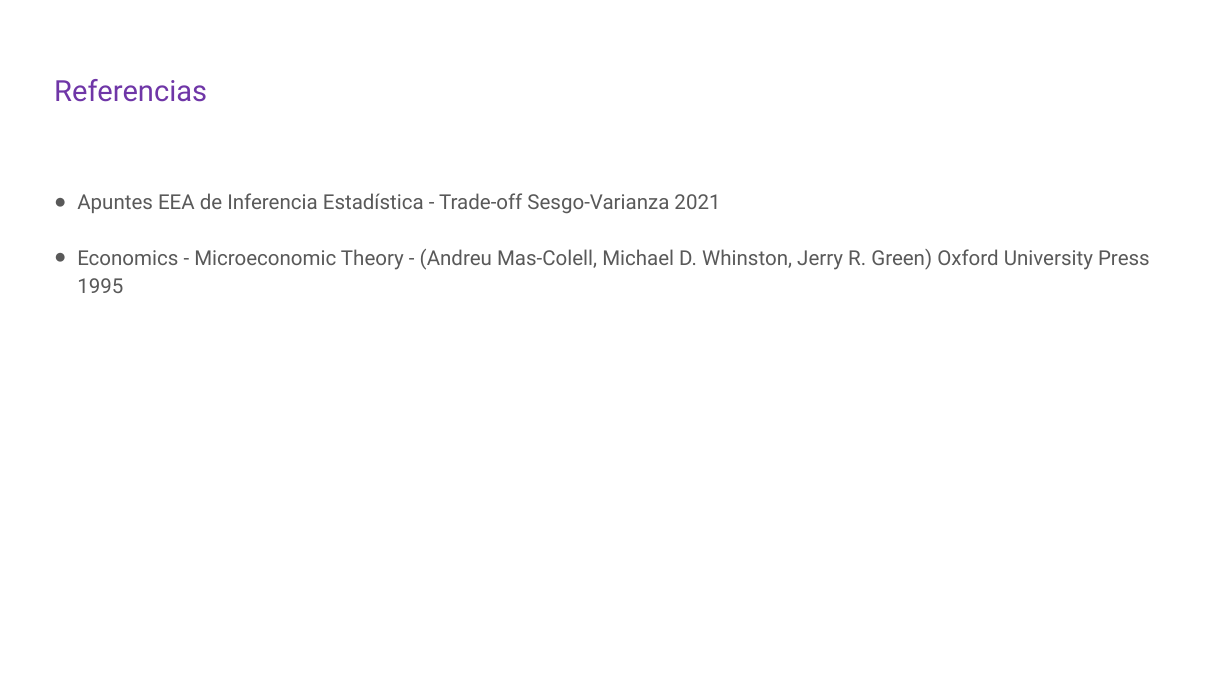
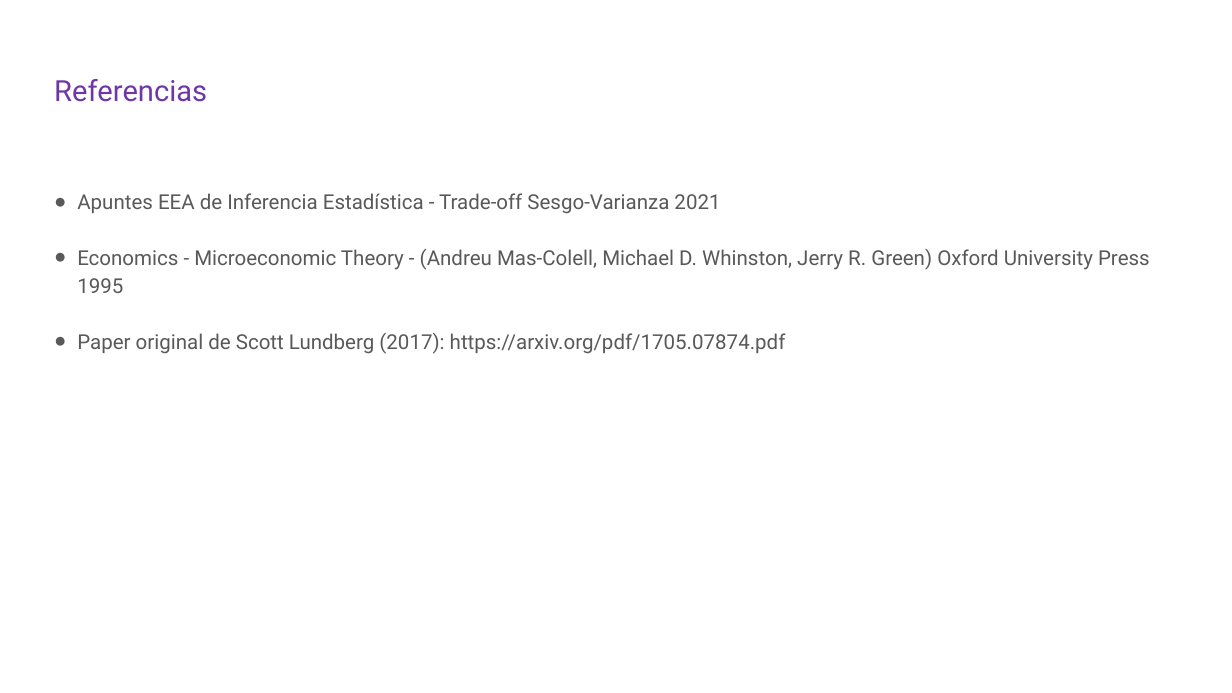
Before and after one commit to Sansote/TP-final-EEA, a slide deck: slide 34 of Entrgables/Presentacion SHAP - Santiago Andres Sotelo.pptx. Drawn at 1232x693 pixels with LibreOffice and Linux fonts; fonts in the diff are those of the drawing. Boxes give left, top, right and bottom in pixels: in the first picture for what was removed or moved away, otherwise in the second. Text is boxed around its words. In the diff, an @@ line names an element or a change of style, - is before the commit and + after.

```diff
--- a/Entrgables/Presentacion SHAP - Santiago Andres Sotelo.pptx
+++ b/Entrgables/Presentacion SHAP - Santiago Andres Sotelo.pptx
@@ text at (x1=77, y1=333, x2=786, y2=354): paragraph added @@
+● Paper original de Scott Lundberg (2017): https://arxiv.org/pdf/1705.07874.pdf
```
